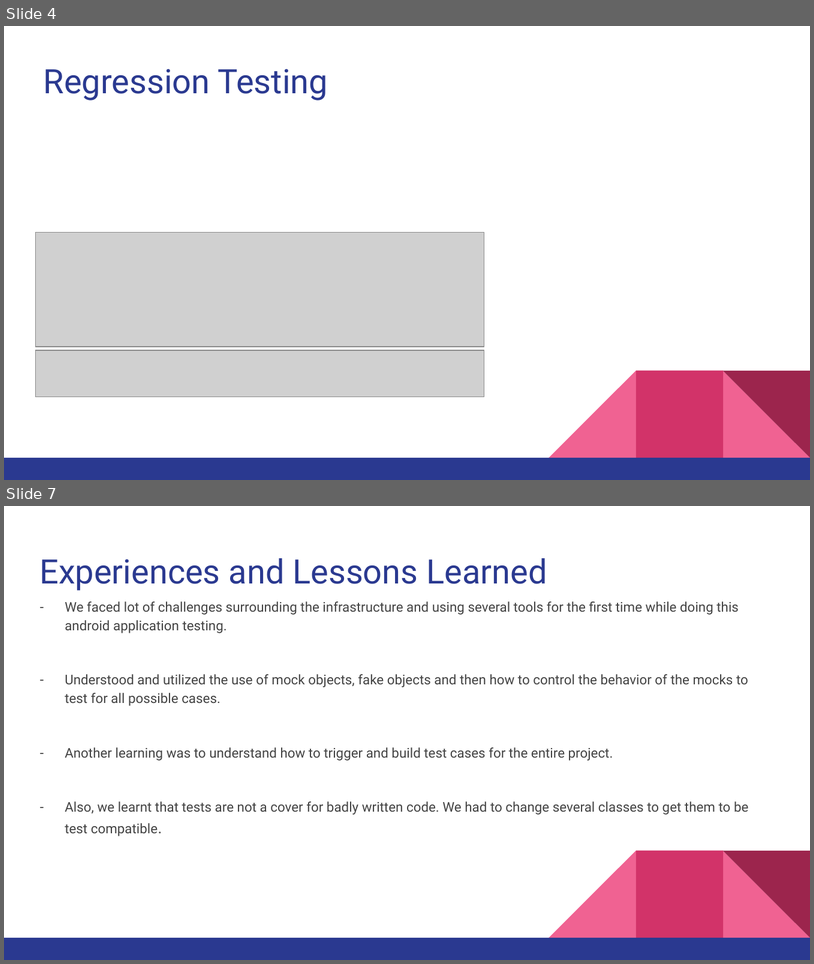
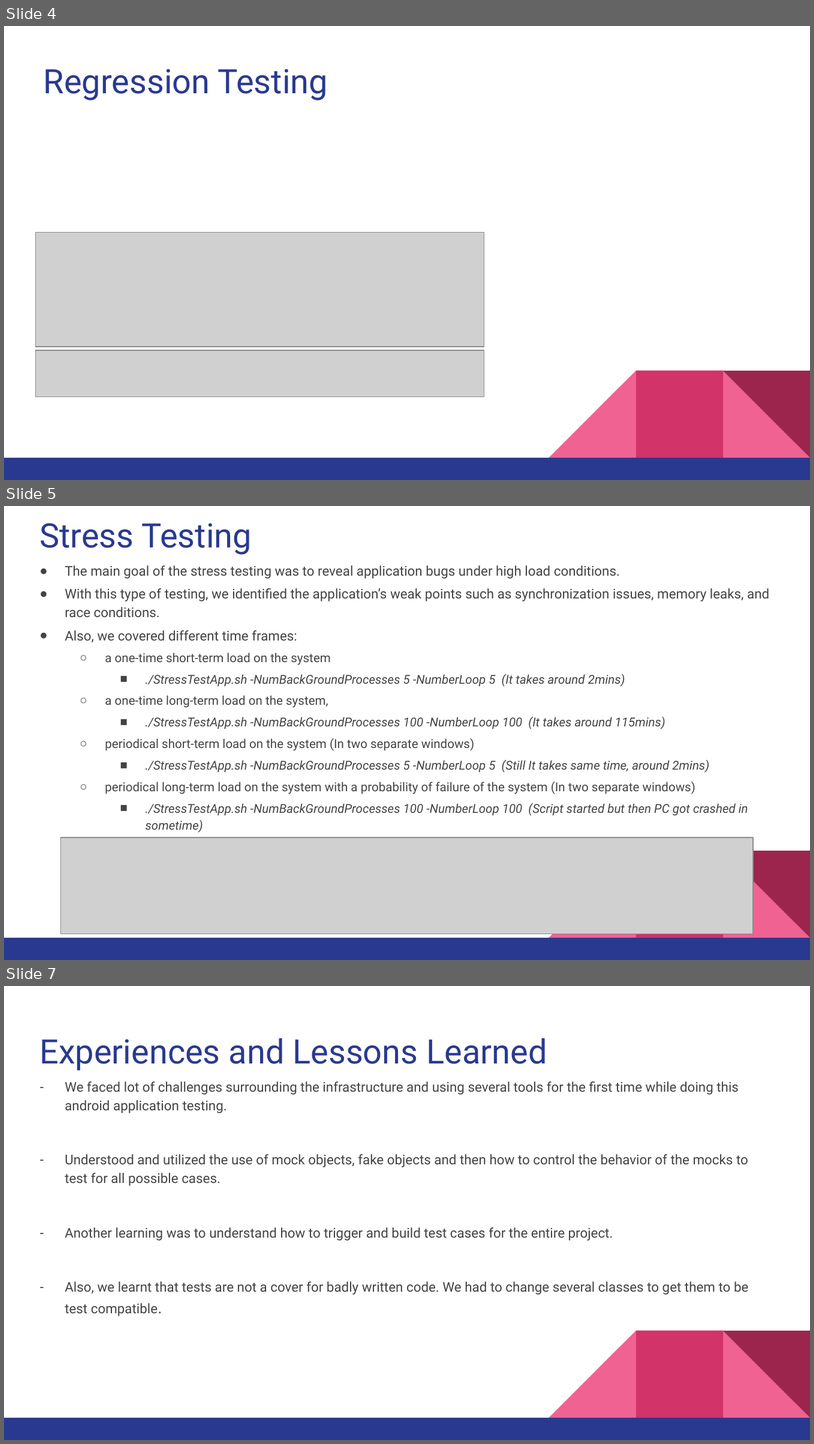
Before and after one commit to rupalirajput/S-W_testing_milestone2, a slide deck: Final - milestone2/milestone2presentation.pptx. Shown one above the other, each under a label of ours: slides 4 and 7 before the commit, slides 4, 5 and 7 after it; the slides between them are not shown. The pictures are 814x964 and 814x1444 pixels, drawn with LibreOffice and Linux fonts; fonts in the diff are those of the drawing; grey boxes stand for pictures. Boxes give left, top, right and bottom in pixels: in the first picture for what was removed or moved away, otherwise in the second. Text is boxed around its words. In the diff, an @@ line names an element or a change of style, - is before the commit and + after.

Commit message:
done with stress and monkey slides

```diff
--- a/Final - milestone2/milestone2presentation.pptx
+++ b/Final - milestone2/milestone2presentation.pptx
@@ slide 5 added at bbox=[4, 506, 810, 960], background #FFFFFF; not listed: 5 template elements that a slide beside it also shows @@
@@ title added at bbox=[39, 523, 252, 555], 30 pt, text #2A3990 @@
+Stress Testing
@@ text added at bbox=[65, 565, 770, 832], 11 pt, text #434343 @@
+● The main goal of the stress testing was to reveal application bugs under high load conditions.
+● With this type of testing, we identified the application’s weak points such as synchronization issues, memory leaks, and race conditions.
+● Also, we covered different time frames:
+  ○ a one-time short-term load on the system
+    ■ ./StressTestApp.sh -NumBackGroundProcesses 5 -NumberLoop 5 (It takes around 2mins)
+  ○ a one-time long-term load on the system,
+    ■ ./StressTestApp.sh -NumBackGroundProcesses 100 -NumberLoop 100 (It takes around 115mins)
+  ○ periodical short-term load on the system (In two separate windows)
+    ■ ./StressTestApp.sh -NumBackGroundProcesses 5 -NumberLoop 5 (Still It takes same time, around 2mins)
+  ○ periodical long-term load on the system with a probability of failure of the system (In two separate windows)
+    ■ ./StressTestApp.sh -NumBackGroundProcesses 100 -NumberLoop 100 (Script started but then PC got crashed in sometime)
@@ picture added at bbox=[60, 837, 753, 933] @@
```
Also in this commit, not shown: 1 other slide added, 2 slides removed.
